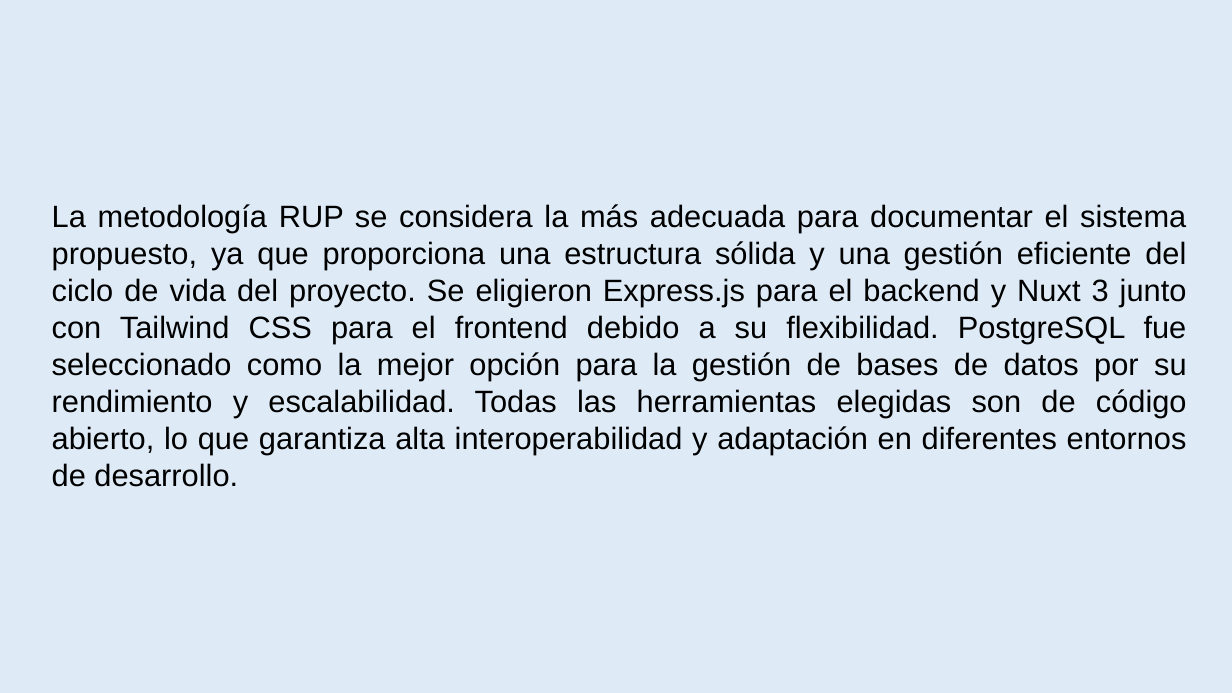
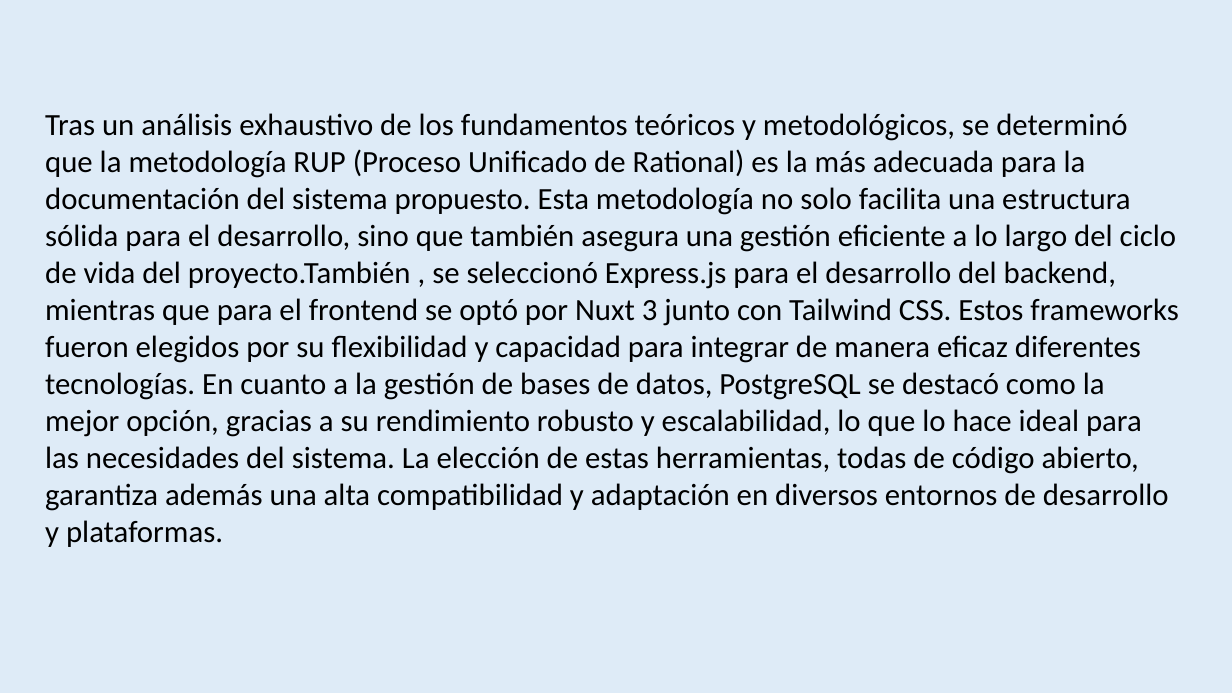
Before and after one commit to amypadron/prower_tesis, a slide deck: slide 44 of Digestión anaerobía.Original.pptx (slide 43 before the commit). Drawn at 1232x693 pixels with LibreOffice and Linux fonts; fonts in the diff are those of the drawing. Boxes give left, top, right and bottom in pixels: in the first picture for what was removed or moved away, otherwise in the second. Text is boxed around its words. In the diff, an @@ line names an element or a change of style, - is before the commit and + after.

```diff
--- a/Digestión anaerobía.Original.pptx
+++ b/Digestión anaerobía.Original.pptx
@@ text at box(45, 113, 1178, 547): text changed; font Arial to Calibri @@
-La metodología RUP se considera la más adecuada para documentar el sistema propuesto, ya que proporciona una estructura sólida y una gestión eficiente del ciclo de vida del proyecto. Se eligieron Express.js para el backend y Nuxt 3 junto con Tailwind CSS para el frontend debido a su flexibilidad. PostgreSQL fue seleccionado como la mejor opción para la gestión de bases de datos por su rendimiento y escalabilidad. Todas las herramientas elegidas son de código abierto, lo que garantiza alta interoperabilidad y adaptación en diferentes entornos de desarrollo.
+Tras un análisis exhaustivo de los fundamentos teóricos y metodológicos, se determinó que la metodología RUP (Proceso Unificado de Rational) es la más adecuada para la documentación del sistema propuesto. Esta metodología no solo facilita una estructura sólida para el desarrollo, sino que también asegura una gestión eficiente a lo largo del ciclo de vida del proyecto.También , se seleccionó Express.js para el desarrollo del backend, mientras que para el frontend se optó por Nuxt 3 junto con Tailwind CSS. Estos frameworks fueron elegidos por su flexibilidad y capacidad para integrar de manera eficaz diferentes tecnologías. En cuanto a la gestión de bases de datos, PostgreSQL se destacó como la mejor opción, gracias a su rendimiento robusto y escalabilidad, lo que lo hace ideal para las necesidades del sistema. La elección de estas herramientas, todas de código abierto, garantiza además una alta compatibilidad y adaptación en diversos entornos de desarrollo y plataformas.
```
Also in this commit, not shown: 3 other slides changed, 4 slides added, 2 slides removed.
